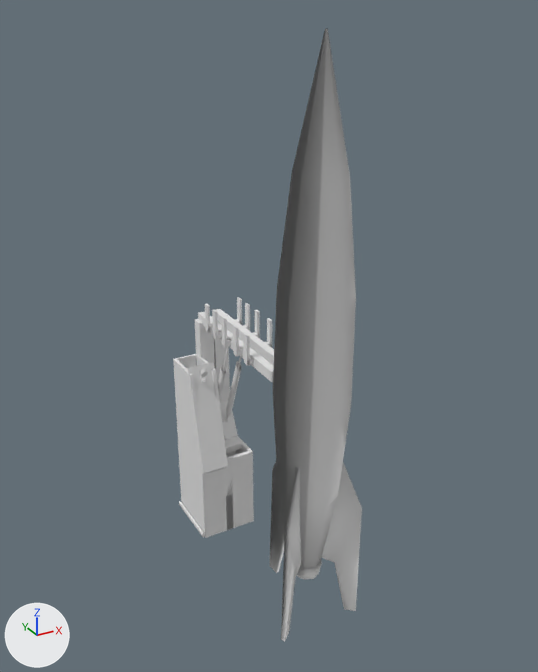
One commit to the OBJ model modelos/mioStation.obj: the scene before it, then after it.
Camera for both pictures: a 50 mm camera at (-168.0, -303.0, 304.0) aimed at (4.0, 10.0, 148.0). The axes (+X, +Y, +Z) are drawn at lower left. The lights are the same throughout. Where no turn or scale is listed for an object, it has been applied to the vertices.

Names of what the first picture shows: 'Escape_Rocket__(BFV)', 'roket'.
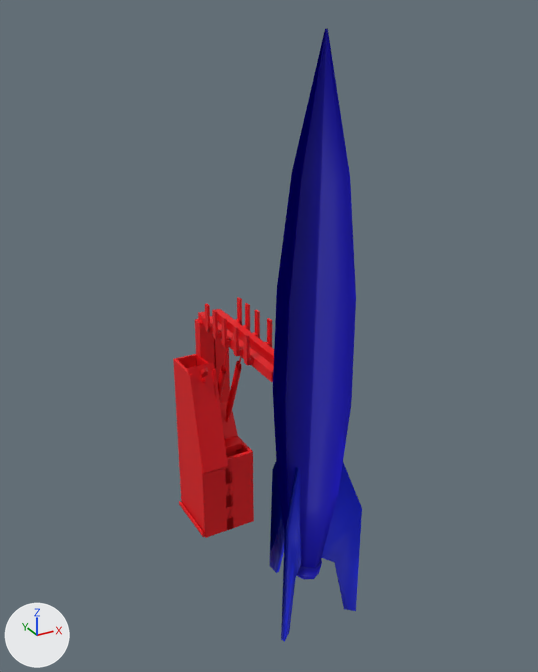
Location of each change, [x1, y1, x2, y2] in pixels of the pictures (538 x 672 px):
'roket', recoloured (white to blue): [269, 29, 362, 642] in both
'Escape_Rocket__(BFV)', recoloured (white to red): [173, 297, 274, 538] in both

The change, as a diff of the scene's bpy script:
```diff
--- a/modelos/mioStation.obj.py
+++ b/modelos/mioStation.obj.py
@@ mat_defaultmaterial @@
 mat_defaultmaterial = principled_material('DefaultMaterial')
-mat_defaultmaterial.base_color = (0.8, 0.8, 0.8)  # white #e7e7e7
+mat_defaultmaterial.base_color = (0.8, 0.0, 0.00391)  # red #e7000d
 mat_defaultmaterial.roughness = 0.526
@@ mat_roketmaterial__25 @@
 mat_roketmaterial__25 = principled_material('_roketMaterial__25')
-mat_roketmaterial__25.base_color = (0.8, 0.8, 0.8)  # white #e7e7e7
+mat_roketmaterial__25.base_color = (0.00569, 0.0, 0.8)  # blue #1100e7
 mat_roketmaterial__25.roughness = 0.526
@@ mat_roketmaterial__27 @@
 mat_roketmaterial__27 = principled_material('_roketMaterial__27')
-mat_roketmaterial__27.base_color = (0.8, 0.8, 0.8)  # white #e7e7e7
+mat_roketmaterial__27.base_color = (0.0, 0.011, 0.8)  # blue #001be7
 mat_roketmaterial__27.roughness = 0.526
```
